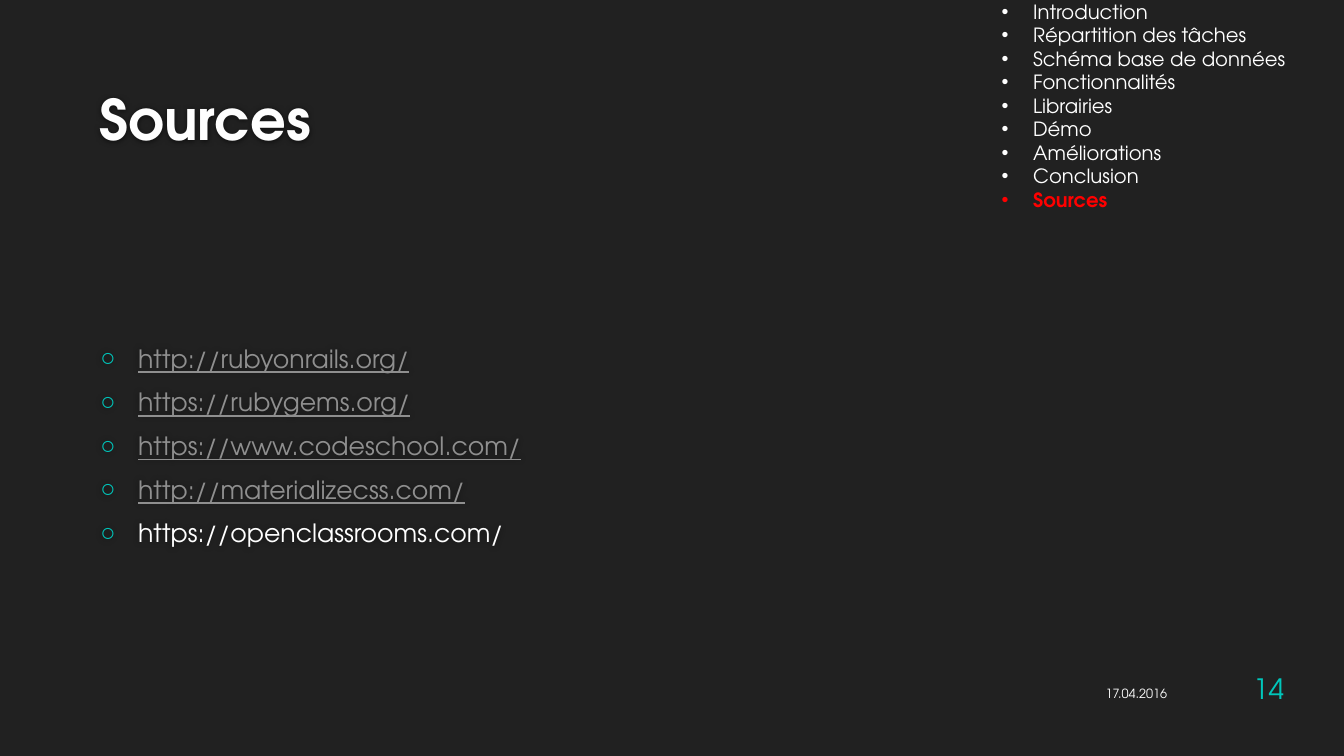
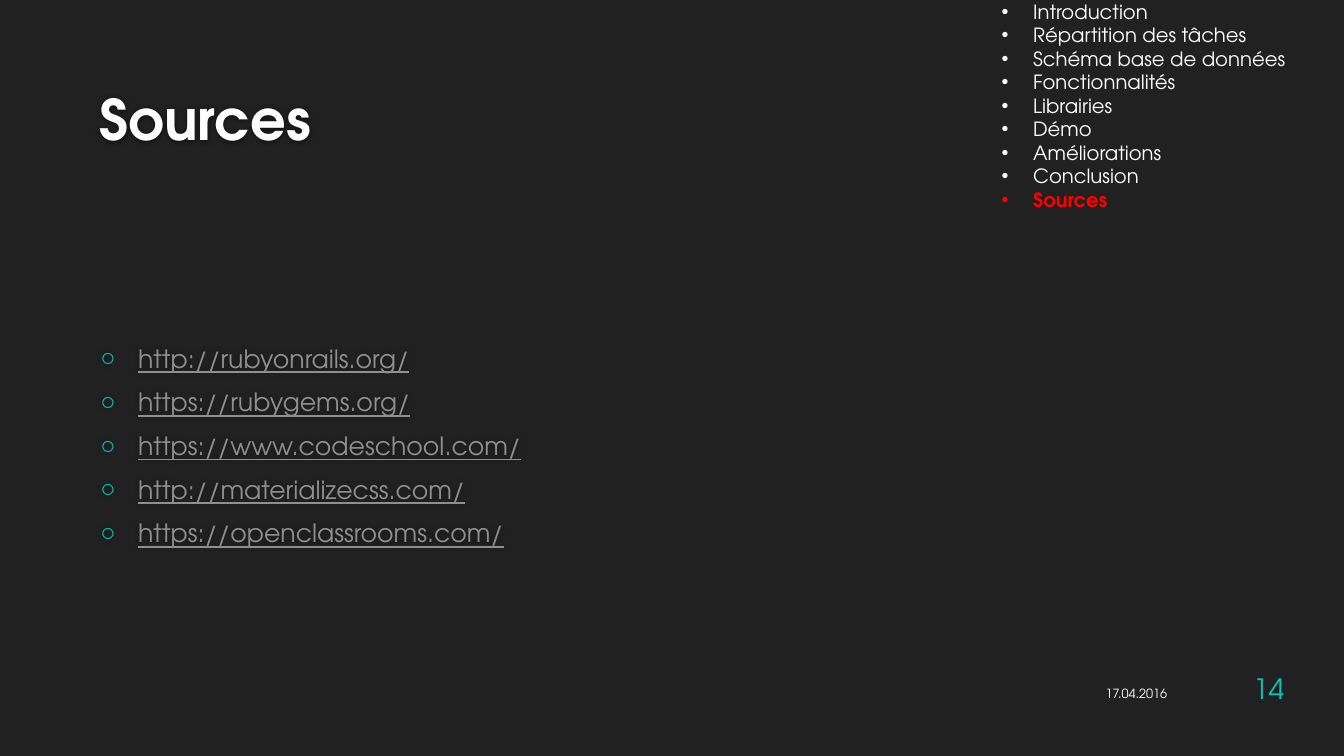
Before and after one commit to HE-Arc/LocationMateriel, a slide deck: slide 14 of ProjetRubyDoc/Presentation_RentArt.pptx. Drawn at 1344x756 pixels with LibreOffice and Linux fonts; fonts in the diff are those of the drawing; background and template pictures are left out. Boxes give left, top, right and bottom in pixels: in the first picture for what was removed or moved away, otherwise in the second. Text is boxed around its words. In the diff, an @@ line names an element or a change of style, - is before the commit and + after.

Commit message:
Modif présentation home.html.erb

```diff
--- a/ProjetRubyDoc/Presentation_RentArt.pptx
+++ b/ProjetRubyDoc/Presentation_RentArt.pptx
@@ text at (138, 523, 503, 548): text colour #FFFFFF to #8F8F8F, underline on in "https://openclassrooms.com/" @@
```
Also in this commit, not shown: 1 other file.
